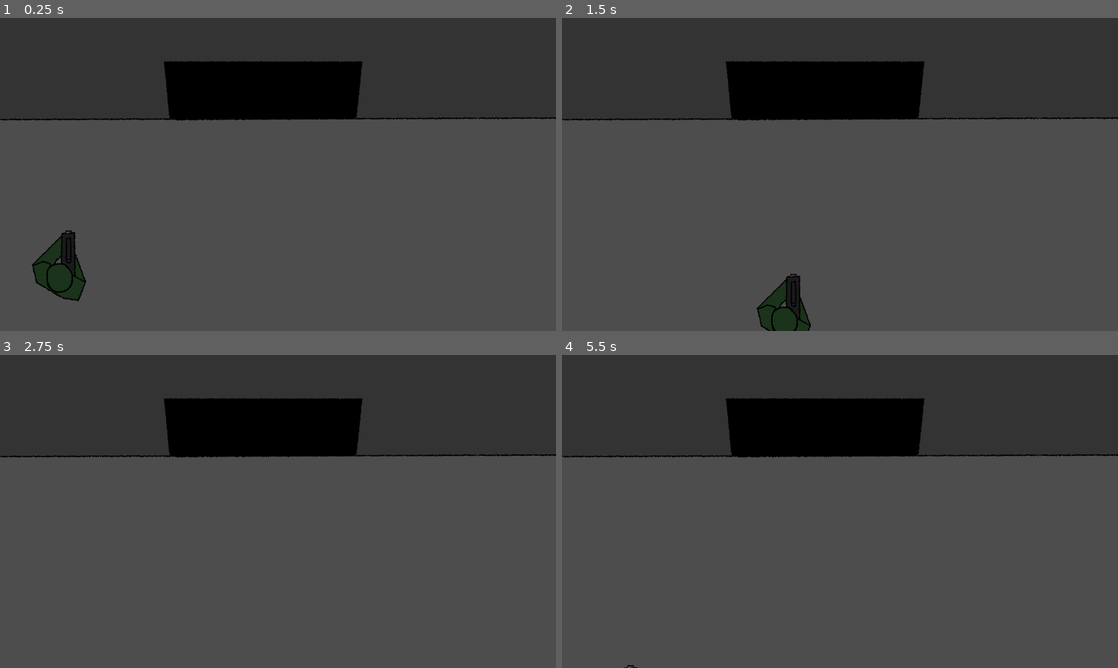
Above: before the commit, frames 1-4 (two rows, left to right).
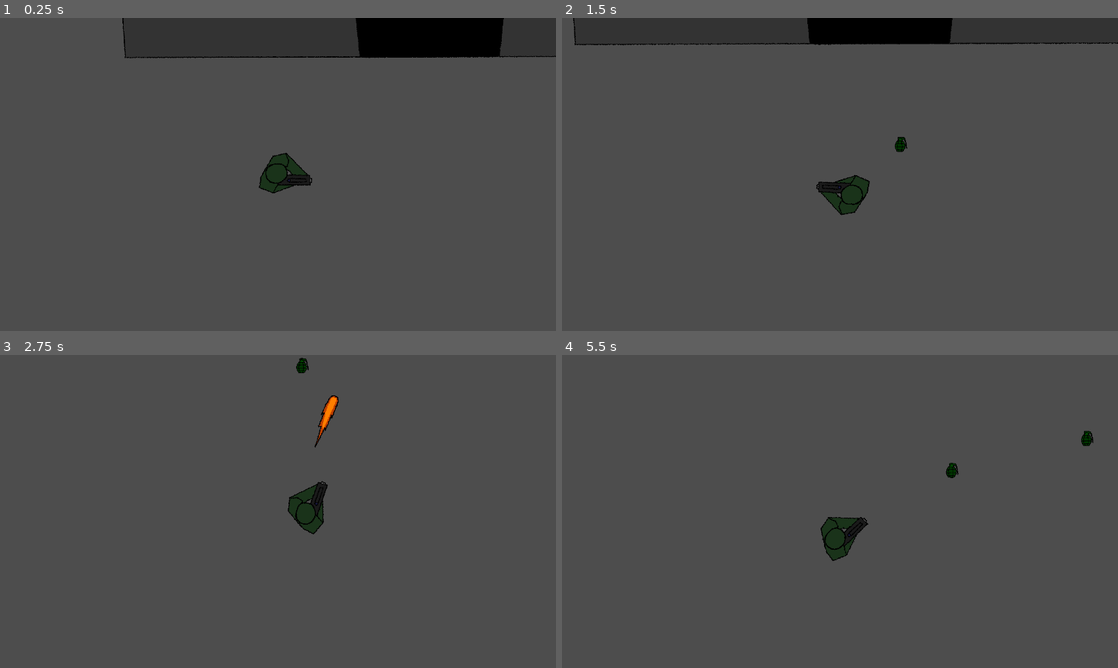
Above: after the commit, the same moments.

Repository: brandonbucc/ProjectZERO
Game: Godot game, scene res://scenes/levels/test.tscn
The game is run twice, just before and just after one commit, with the same random seed, the same clock (stepped at 60 frames per second) and the same inputs.
Inputs (mouse positions are in pixels of both pictures, inside the frame that each line leads up to):
- Up to frame 1 (0.25 s): no input
- Up to frame 2 (1.5 s): tap Enter at 0.5 s; move the mouse to (962, 158) at 0.52 s; hold D (right) 0.53-1.28 s; hold Right mouse button (grenade) 0.53-1.28 s; tap Space (interact) at 0.8, 1.35 s; move the mouse to (728, 190) at 1.27 s; hold S (down) from 1.28 s (still down)
- Up to frame 3 (2.75 s): click (166, 527) at 1.55 s; move the mouse to (333, 442) at 2.02 s; release S (down) at 2.03 s; press the mouse at (333, 442) at 2.03 s; hold D (right) from 2.03 s (still down); right-click (333, 442) at 2.3 s
- Up to frame 4 (5.5 s): move the mouse to (812, 574) at 2.77 s; release D (right) at 2.78 s; release the mouse at (812, 574) at 2.78 s; hold W (up) 2.78-3.53 s; right-click (812, 574) at 2.85 s; tap Space (interact) at 3.05, 3.6, 5.3 s; move the mouse to (1006, 558) at 3.52 s; press the mouse at (1006, 558) at 3.53 s; hold A (left) 3.53-5.03 s; move the mouse to (673, 464) at 4.27 s; release the mouse at (673, 464) at 4.28 s; click (673, 464) at 4.35 s; right-click (673, 464) at 4.55 s; move the mouse to (867, 511) at 5.02 s; hold S (down) from 5.03 s (still down); hold Right mouse button (grenade) from 5.03 s (still down)

The runs differ from the first frame. In frame 1, 28% of the frame differs, in the area x 0-100%, y 0-91%; in frame 2, 29%; in frame 3, 33%; in frame 4, 33%, in the area x 0-100%, y 0-100%.

Commit message:
Added shooting and grenades

Diff:
--- a/project.godot
+++ b/project.godot
@@ -19,7 +19,6 @@
 
 window/size/viewport_width=1280
 window/size/viewport_height=720
-window/stretch/mode="viewport"
 
 [input]
 
--- a/scenes/levels/test.gd
+++ b/scenes/levels/test.gd
@@ -1,4 +1,20 @@
 extends Node2D
+
+var bullet_scene: PackedScene = preload("res://scenes/projectiles/bullet.tscn")
+var grenade_scene: PackedScene = preload("res://scenes/projectiles/grenade.tscn")
+
+func _on_player_player_shoot(pos,dir):
+	var bullet = bullet_scene.instantiate() as Area2D
+	bullet.position = pos
+	bullet.direction = dir
+	bullet.rotation_degrees = rad_to_deg(dir.angle()) + 90
+	$Projectiles.add_child(bullet)
+
+func _on_player_player_grenade(pos,dir):
+	var grenade = grenade_scene.instantiate() as RigidBody2D
+	grenade.position = pos
+	grenade.linear_velocity = dir * grenade.speed
+	$Projectiles.add_child(grenade)
 
 func _on_entrance_big_door_entered():
 	print("ENTER")
--- a/scenes/levels/test.tscn
+++ b/scenes/levels/test.tscn
@@ -10,7 +10,15 @@
 [node name="EntranceBig" parent="." instance=ExtResource("2_xjmg4")]
 position = Vector2(604, 64)
 
+[node name="Projectiles" type="Node2D" parent="."]
+
 [node name="Player" parent="." instance=ExtResource("3_ugkea")]
 position = Vector2(140, 593)
 
+[node name="Camera2D" type="Camera2D" parent="Player"]
+zoom = Vector2(0.75, 0.75)
+position_smoothing_enabled = true
+
 [connection signal="door_entered" from="EntranceBig" to="." method="_on_entrance_big_door_entered"]
+[connection signal="player_grenade" from="Player" to="." method="_on_player_player_grenade"]
+[connection signal="player_shoot" from="Player" to="." method="_on_player_player_shoot"]
--- a/scenes/player/player.gd
+++ b/scenes/player/player.gd
@@ -1,35 +1,39 @@
 extends CharacterBody2D
 
-var speed = 500
+signal player_shoot(pos,dir)
+signal player_grenade(pos,dir)
+@export var speed: int = 500
 var can_shoot: bool = true
 var can_grenade: bool = true
 
 func _process(_delta):
-	var direction = Input.get_vector("left","right","up","down")
+	# Variables
+	var direction: Vector2 = Input.get_vector("left","right","up","down")
+	var pos: Vector2 = $ShootStart.global_position
+	var dir: Vector2 = (get_global_mouse_position() - position).normalized()
+	# Movement
 	velocity = direction * speed
 	move_and_slide()
-	shoot()
-	grenade()
-	interact()
-
-func shoot():
+	# Rotation
+	look_at(get_global_mouse_position())
+	# Shoot
 	if Input.is_action_pressed("shoot") and can_shoot:
 		print("BANG!")
 		can_shoot = false
-		$ShootTimer.start()
-
-func grenade():
+		$Timers/ShootTimer.start()
+		player_shoot.emit(pos,dir)
+	# Grenade
 	if Input.is_action_pressed("grenade") and can_grenade:
 		print("GRENADE!")
 		can_grenade = false
-		$GrenadeTimer.start()
-
-func interact():
+		$Timers/GrenadeTimer.start()
+		player_grenade.emit(pos,dir)
+	# Interact
 	if Input.is_action_just_pressed("interact"):
 		print("Nothing's here.")
 
+# Timers
 func _on_shoot_timer_timeout():
 	can_shoot = true
-
 func _on_grenade_timer_timeout():
 	can_grenade = true
--- a/scenes/player/player.tscn
+++ b/scenes/player/player.tscn
@@ -9,20 +9,26 @@
 script = ExtResource("1_jrax3")
 
 [node name="PlayerSprite" type="Sprite2D" parent="."]
-position = Vector2(0, -30)
+position = Vector2(30, 0)
+rotation = 1.5708
 texture = ExtResource("1_iwc67")
 
 [node name="PlayerCollisionShape" type="CollisionShape2D" parent="."]
 scale = Vector2(5, 5)
 shape = SubResource("CircleShape2D_1fbad")
 
-[node name="ShootTimer" type="Timer" parent="."]
-wait_time = 0.5
+[node name="Timers" type="Node2D" parent="."]
+
+[node name="ShootTimer" type="Timer" parent="Timers"]
+wait_time = 0.25
 one_shot = true
 
-[node name="GrenadeTimer" type="Timer" parent="."]
+[node name="GrenadeTimer" type="Timer" parent="Timers"]
 wait_time = 2.0
 one_shot = true
 
-[connection signal="timeout" from="ShootTimer" to="." method="_on_shoot_timer_timeout"]
-[connection signal="timeout" from="GrenadeTimer" to="." method="_on_grenade_timer_timeout"]
+[node name="ShootStart" type="Marker2D" parent="."]
+position = Vector2(104, 17)
+
+[connection signal="timeout" from="Timers/ShootTimer" to="." method="_on_shoot_timer_timeout"]
+[connection signal="timeout" from="Timers/GrenadeTimer" to="." method="_on_grenade_timer_timeout"]
--- /dev/null
+++ b/scenes/projectiles/bullet.gd
@@ -0,0 +1,7 @@
+extends Area2D
+
+const speed: int = 2000
+var direction: Vector2
+
+func _process(delta):
+	position += direction * speed * delta
--- /dev/null
+++ b/scenes/projectiles/bullet.tscn
@@ -0,0 +1,18 @@
+[gd_scene load_steps=4 format=3 uid="uid://d0r07pxa7lgdy"]
+
+[ext_resource type="Texture2D" uid="uid://cf8y3wt36vmuj" path="res://graphics/projectiles/bullet.png" id="1_ewlja"]
+[ext_resource type="Script" path="res://scenes/projectiles/bullet.gd" id="1_nms1w"]
+
+[sub_resource type="CapsuleShape2D" id="CapsuleShape2D_lg1ye"]
+radius = 9.0
+height = 104.0
+
+[node name="Bullet" type="Area2D"]
+script = ExtResource("1_nms1w")
+
+[node name="BulletSprite" type="Sprite2D" parent="."]
+position = Vector2(2, 30)
+texture = ExtResource("1_ewlja")
+
+[node name="BulletCollisionShape" type="CollisionShape2D" parent="."]
+shape = SubResource("CapsuleShape2D_lg1ye")
--- /dev/null
+++ b/scenes/projectiles/grenade.gd
@@ -0,0 +1,3 @@
+extends RigidBody2D
+
+const speed: int = 750
--- /dev/null
+++ b/scenes/projectiles/grenade.tscn
@@ -0,0 +1,23 @@
+[gd_scene load_steps=5 format=3 uid="uid://l20r2wnp0l1b"]
+
+[ext_resource type="Texture2D" uid="uid://dc886lk1neekg" path="res://graphics/projectiles/grenade.png" id="1_bntoc"]
+[ext_resource type="Script" path="res://scenes/projectiles/grenade.gd" id="1_vg3l0"]
+
+[sub_resource type="PhysicsMaterial" id="PhysicsMaterial_vntwt"]
+bounce = 0.5
+
+[sub_resource type="CircleShape2D" id="CircleShape2D_6osy3"]
+radius = 17.0
+
+[node name="Grenade" type="RigidBody2D"]
+physics_material_override = SubResource("PhysicsMaterial_vntwt")
+gravity_scale = 0.0
+linear_damp = 1.0
+script = ExtResource("1_vg3l0")
+
+[node name="GrenadeSprite" type="Sprite2D" parent="."]
+scale = Vector2(0.5, 0.5)
+texture = ExtResource("1_bntoc")
+
+[node name="GrenadeCollisionShape" type="CollisionShape2D" parent="."]
+shape = SubResource("CircleShape2D_6osy3")
Binary file added: graphics/projectiles/grenade.png
Not shown, added: graphics/projectiles/grenade.png.import
